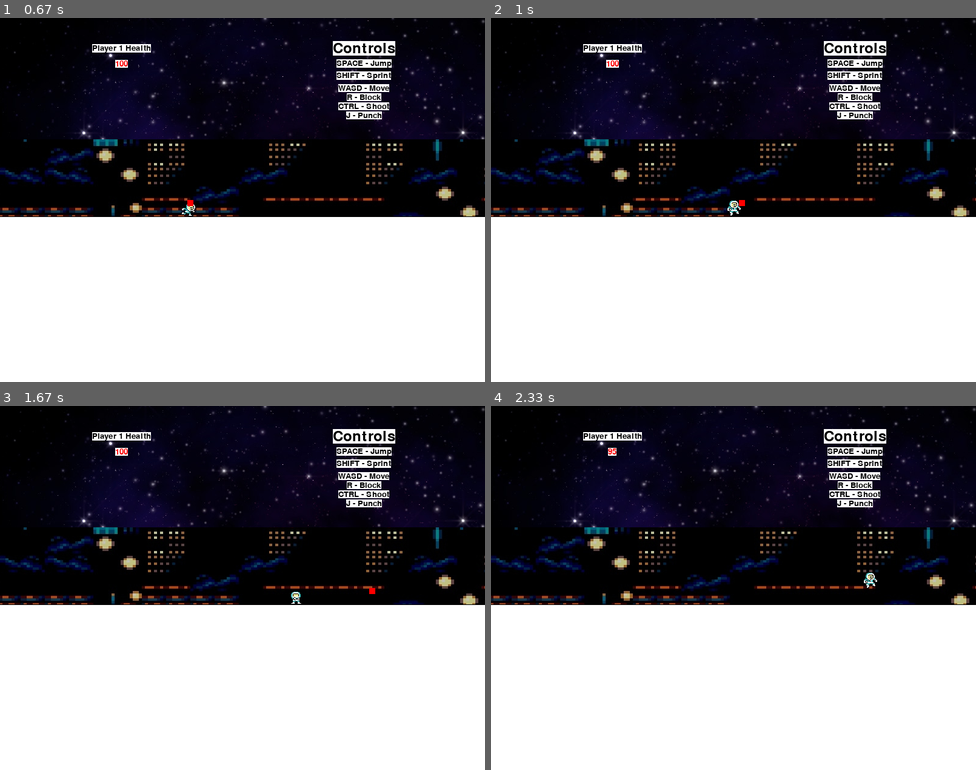
Above: before the commit, frames 1-4 (two rows, left to right).
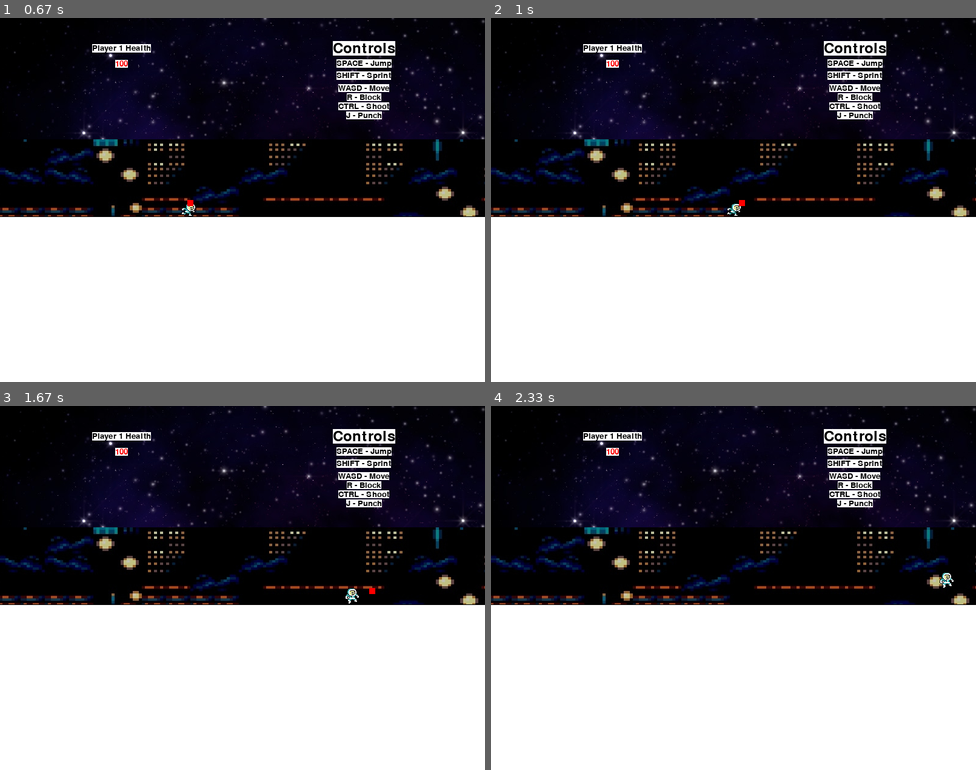
Above: after the commit, the same moments.

Repository: hortonew/2dfighter
Game: pygame game, started from main.py
Same seed, same stepped clock (60 frames per second), same inputs: the game is played once before the commit and once after it. The source is Python 2; it was converted automatically to run under Python 3.
Inputs (mouse positions are in pixels of both pictures, inside the frame that each line leads up to):
- Up to frame 1 (0.67 s): hold Ctrl from 0.33 s (still down); hold D from 0.33 s (still down); move the mouse to (223, 214) at 0.37 s
- Up to frame 2 (1 s): release Ctrl at 0.8 s; release D at 0.8 s; hold J from 0.83 s (still down); hold D from 0.83 s (still down)
- Up to frame 3 (1.67 s): release J at 1.3 s; release D at 1.3 s; hold R from 1.33 s (still down); hold D from 1.33 s (still down); move the mouse to (242, 609) at 1.37 s
- Up to frame 4 (2.33 s): release R at 1.8 s; release D at 1.8 s; hold D 1.83-2.3 s; move the mouse to (782, 668) at 1.87 s; tap Space at 1.9, 2.2 s

Frame 1 is identical in both runs. In frame 2, less than 0.1% of the frame differs, in the area x 48-52%, y 50-55%; in frame 3, 0.1%; in frame 4, 0.2%, in the area x 23-96%, y 11-51%.

Commit message:
fixed punching animation problem, got rid of some key_up code, trying to make updateSpeed obsolete

Diff:
--- a/classes/player.py
+++ b/classes/player.py
@@ -3,6 +3,7 @@
 gravity = 1.3
 groundY = 300
 WINDOW_SIZE = (800, 600)
+PUNCHING_IMAGE = 5
 class Player(pygame.sprite.Sprite):
 	def __init__(self, images):
 		pygame.sprite.Sprite.__init__(self)
@@ -58,7 +59,7 @@
 			if self.direction == 1:
 				self.image = self.images[1]
 			else:
-				self.image = self.image = pygame.transform.flip(self.images[1], 1, 0)
+				self.image = pygame.transform.flip(self.images[1], 1, 0)
 		else:
 			if x == 0:
 				#set sprite image to image in spritesheet
@@ -77,8 +78,23 @@
 		if spd != [0,0]:
 			self.rect = self.rect.move(self.speed)
 
+	def do_animation(self, index):
+		self.currentAnim = index
+		self.image = self.images[self.currentAnim]
+		if self.direction == -1:
+			self.image = pygame.transform.flip(self.images[self.currentAnim], 1, 0)
+
+	def punch(self):
+		self.do_animation(5)
+		#put any life/damage/etc code here
+
 	def shoot(self):
 		self.projectiles.append(projectile.Projectile(affected_by_gravity=False, x=self.rect.x, y=self.rect.y, direction=self.direction, rect=pygame.rect.Rect(self.rect.x,self.rect.y,10,10)))
+
+	def block(self):
+		self.do_animation(4)
+		#put any life/damage/etc code here
+
 
 	def jump(self):
 		global gravity
@@ -100,6 +116,7 @@
 		self.rect = self.rect.move(0, self.vSpeed)
 
 	def update(self):
+		print self.currentAnim
 		#update the projectiles of this player:
 		purge = []
 		for i, p in enumerate(self.projectiles):
@@ -110,6 +127,15 @@
 		for i in reversed(purge):
 			del(self.projectiles[i])
 
+		#return to normal state
+		if self.direction == 1:
+			#self.image = self.images[1]
+			self.image = self.images[self.currentAnim]
+		else:
+			#self.image = pygame.transform.flip(self.images[1], 1, 0)
+			self.image = pygame.transform.flip(self.images[self.currentAnim], 1, 0)
+
+
 		#jump code
 		if self.isJumping == True:
 			self.jump()
@@ -118,9 +144,11 @@
 			else:
 				self.image = pygame.transform.flip(self.images[2], 1, 0)
 
-		#if none of the moves/jump/block, run through running animation
+
+		'''#if none of the moves/jump/block, run through running animation
 		if self.rect[1] >= groundY and self.image != self.images[3] and self.image != self.images[4] and self.image != self.images[5]:
 			if self.direction == 1:
 				self.image = self.images[self.currentAnim]
 			else:
 				self.image = pygame.transform.flip(self.images[self.currentAnim], 1, 0)
+		'''
--- a/main.py
+++ b/main.py
@@ -51,29 +51,7 @@
 		self.p1.update()
 
 	def keyUp(self, key):
-		if not self.p1.isBlocking:
-			if key == K_s:
-				#stand up
-				self.p1.isDucking = False
-				self.p1.updateSpeed([0, 0], -1, 0, 0)
-		if not self.p1.isDucking:
-			if key == K_LSHIFT:
-				#normal speed
-				self.p1.x_speed = self.p1.starting_x_speed
-			elif key == K_r:
-				#block
-				self.p1.isBlocking = False
-				self.p1.updateSpeed([0, 0], -1, 0, 0)
-				if self.p1.health == 0:
-					self.p1.health = 100
-				else:
-					self.p1.health -= 5
-		if not self.p1.isBlocking and not self.p1.isDucking:
-			if key == K_a or key == K_d:
-				self.p1.currentAnim = 0
-			elif key == K_j:
-					#release punch
-					self.p1.updateSpeed([0, 0], -1, 0, 0)
+		self.p1.currentAnim = 0
 
 	def keyDown(self, key):
 		#reset animation loop
@@ -102,15 +80,12 @@
 					#sprint
 					self.p1.x_speed = 15
 				elif key == K_j:
-					#punch
-					if self.p1.direction == 1:
-						self.p1.updateSpeed([0, 0], 5, 0, 0)
-					else:
-						self.p1.updateSpeed([0, 0], 5, 1, 0)
+					self.p1.punch()
+
 			if key == K_r:
 				#block
-				self.p1.isBlocking = True
-				self.p1.updateSpeed([0, 0], 4, 0, 0)
+				self.p1.block()
+
 		if not self.p1.isBlocking:
 			if key == K_s:
 				#duck
